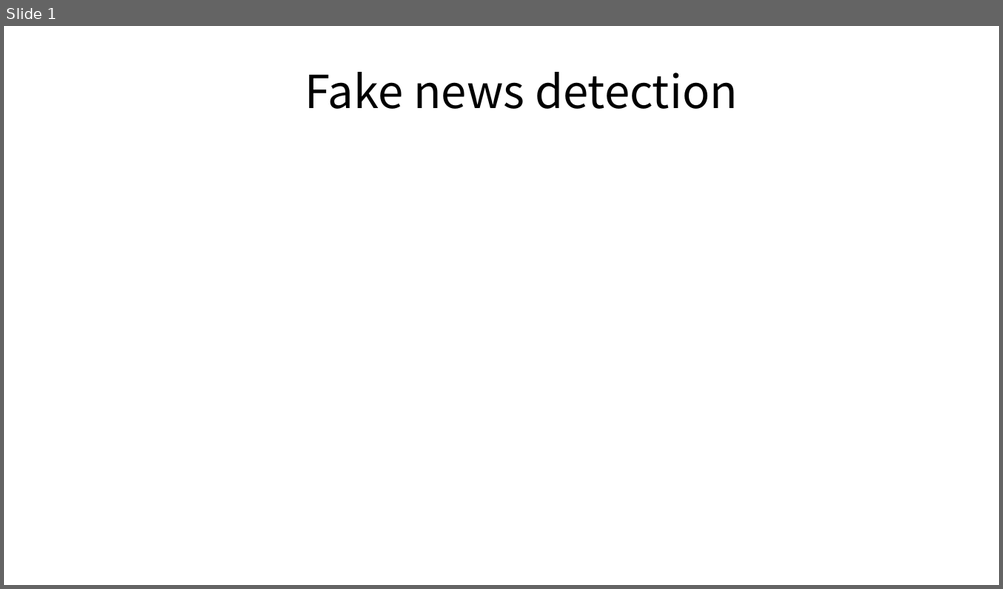
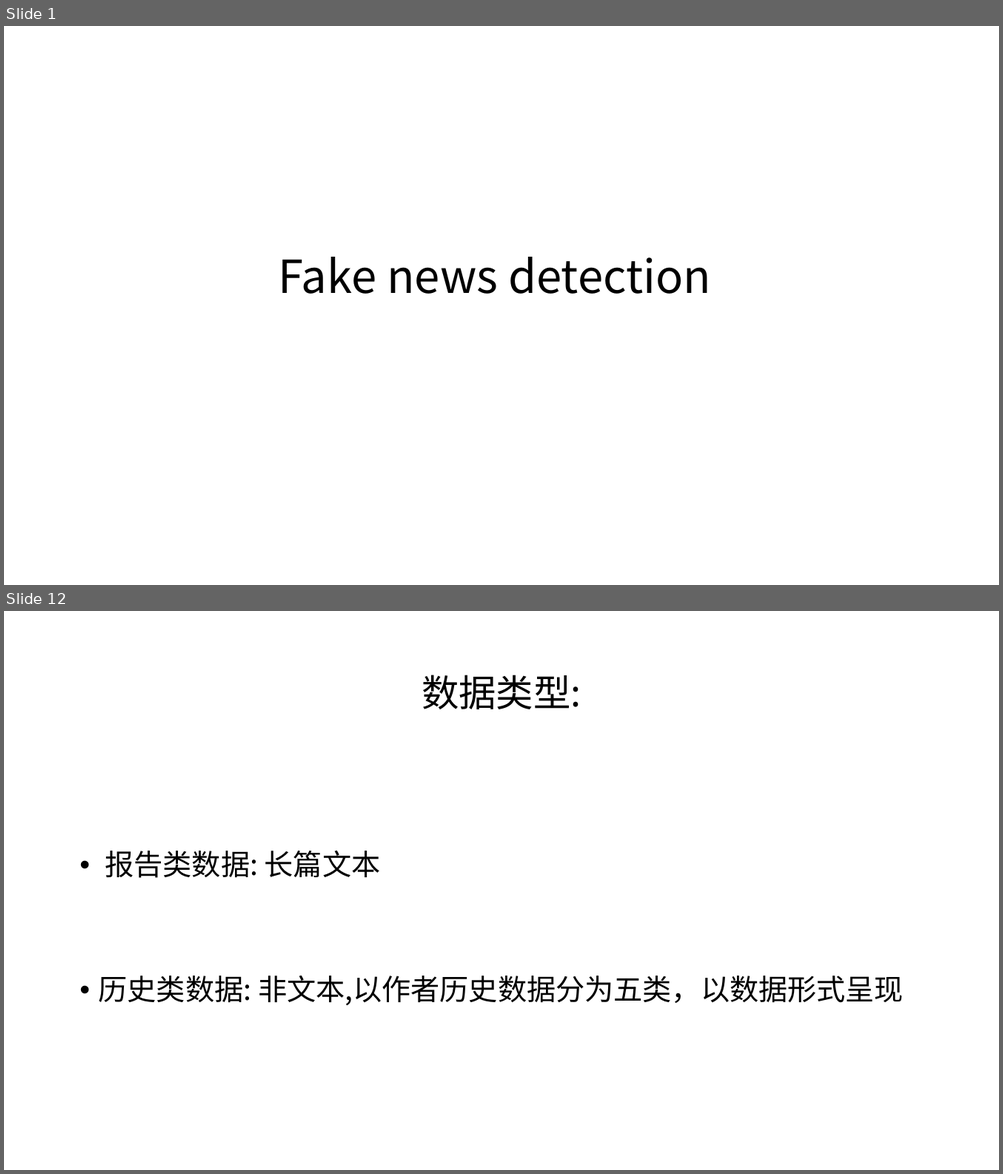
Before and after one commit to SpringFoggy23/FYP, a slide deck: Fake news detection.pptx. Shown one above the other, each under a label of ours: slide 1 before the commit, slides 1 and 12 after it; the slides between them are not shown. The pictures are 1003x589 and 1003x1174 pixels, drawn with LibreOffice and Linux fonts; fonts in the diff are those of the drawing. Boxes give left, top, right and bottom in pixels: in the first picture for what was removed or moved away, otherwise in the second. Text is boxed around its words. In the diff, an @@ line names an element or a change of style, - is before the commit and + after.

```diff
--- a/Fake news detection.pptx
+++ b/Fake news detection.pptx
@@ slide 12 added at bbox=[4, 611, 999, 1170], background #FFFFFF @@
@@ title added at bbox=[421, 675, 581, 709], 36 pt, text #000000 @@
+数据类型:
@@ text added at bbox=[99, 851, 903, 1005], 28 pt, text #000000 @@
+• 报告类数据: 长篇文本
+• 历史类数据: 非文本,以作者历史数据分为五类，以数据形式呈现
@@ slide 1 changed as well @@
@@ title "Fake news detection": place and size @@
-title "Fake news detection" at bbox=[304, 72, 737, 109]
+title "Fake news detection" at bbox=[278, 257, 711, 294]
```
Also in this commit, not shown: 7 other slides changed, 24 other slides added, 11 slides removed, 23 other files.
